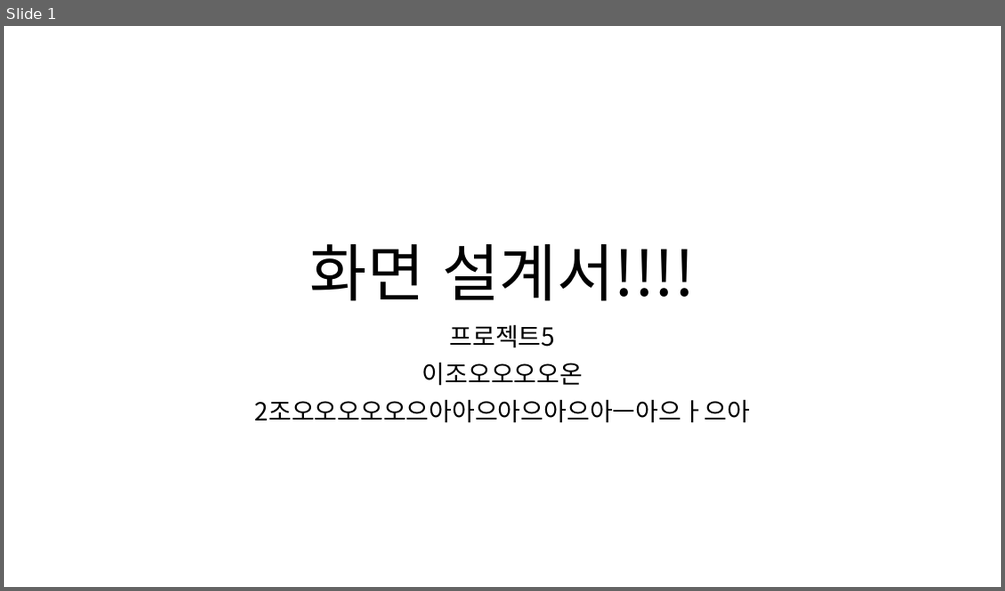
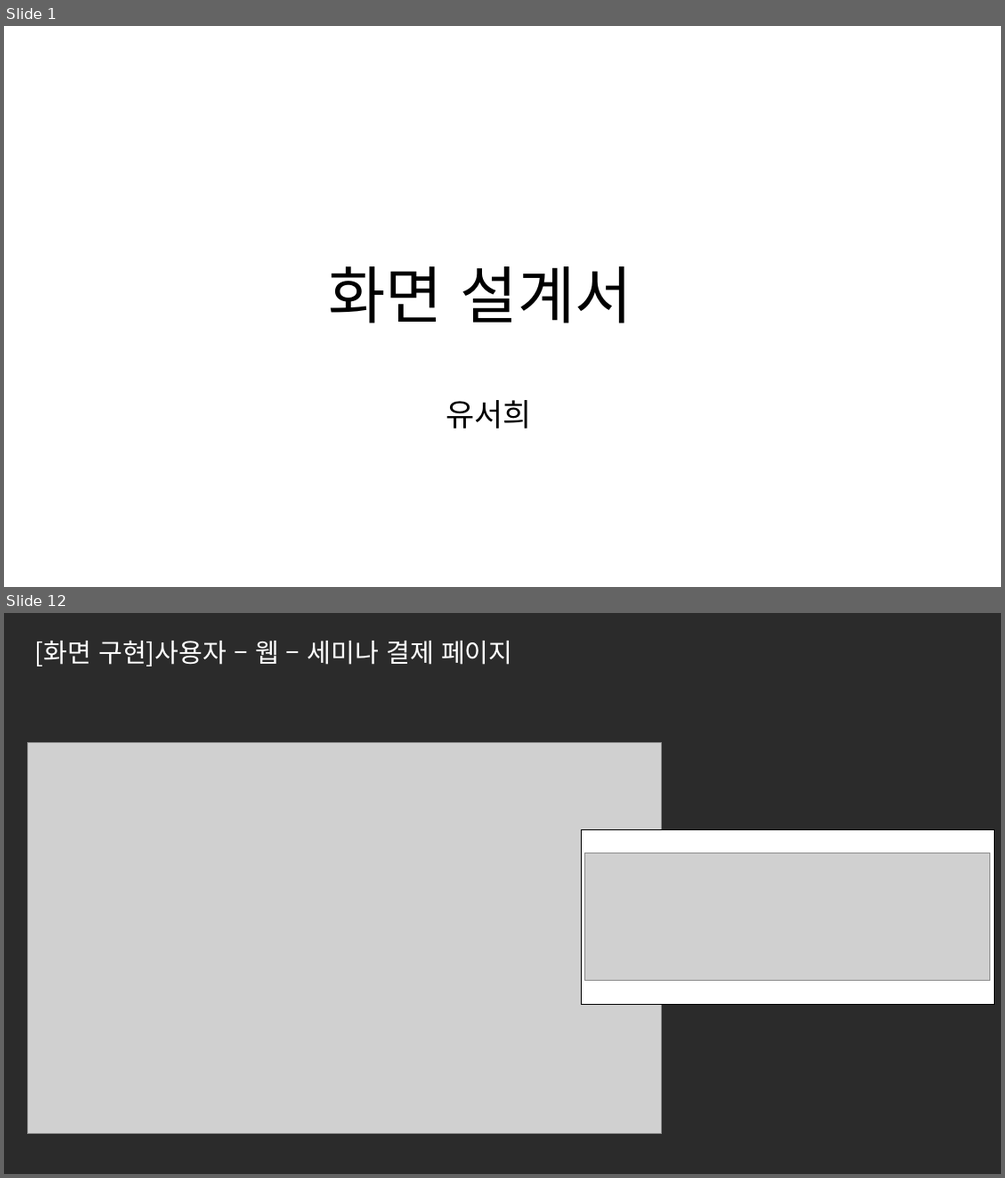
Before and after one commit to ezenteam2/e-Zone, a slide deck: 0 발표용 파워포인트/0424 4차발표/0424 project05 - 파워포인트 - 서희.pptx. Shown one above the other, each under a label of ours: slide 1 before the commit, slides 1 and 12 after it; the slides between them are not shown. The pictures are 1005x591 and 1005x1178 pixels, drawn with LibreOffice and Linux fonts; fonts in the diff are those of the drawing; grey boxes stand for pictures; background and template pictures are left out; a plain dark background stands for a picture behind light text. Boxes give left, top, right and bottom in pixels: in the first picture for what was removed or moved away, otherwise in the second. Text is boxed around its words. In the diff, an @@ line names an element or a change of style, - is before the commit and + after.

```diff
--- a/0 발표용 파워포인트/0424 4차발표/0424 project05 - 파워포인트 - 서희.pptx
+++ b/0 발표용 파워포인트/0424 4차발표/0424 project05 - 파워포인트 - 서희.pptx
@@ slide 12 added at bbox=[4, 613, 1001, 1174], background picture (left out) @@
@@ text added at bbox=[35, 641, 512, 666], 25 pt, text #FFFFFF @@
+[화면 구현]사용자 – 웹 – 세미나 결제 페이지
@@ picture added at bbox=[27, 742, 662, 1134] @@
@@ rectangle added at bbox=[582, 829, 994, 1004], fill #FFFFFF, outline #000000 0.5 pt @@
@@ picture added at bbox=[585, 853, 989, 981] @@
@@ slide 1 changed as well @@
@@ title at bbox=[328, 266, 632, 428]: text changed @@
-화면 설계서!!!!
+화면 설계서
+유서희
@@ subtitle removed at bbox=[255, 324, 751, 423] @@
-프로젝트5
-이조오오오오온
-2조오오오오오으아아으아으아으아ㅡ아으ㅏ으아
```
Also in this commit, not shown: 20 other slides added, 17 other files.
